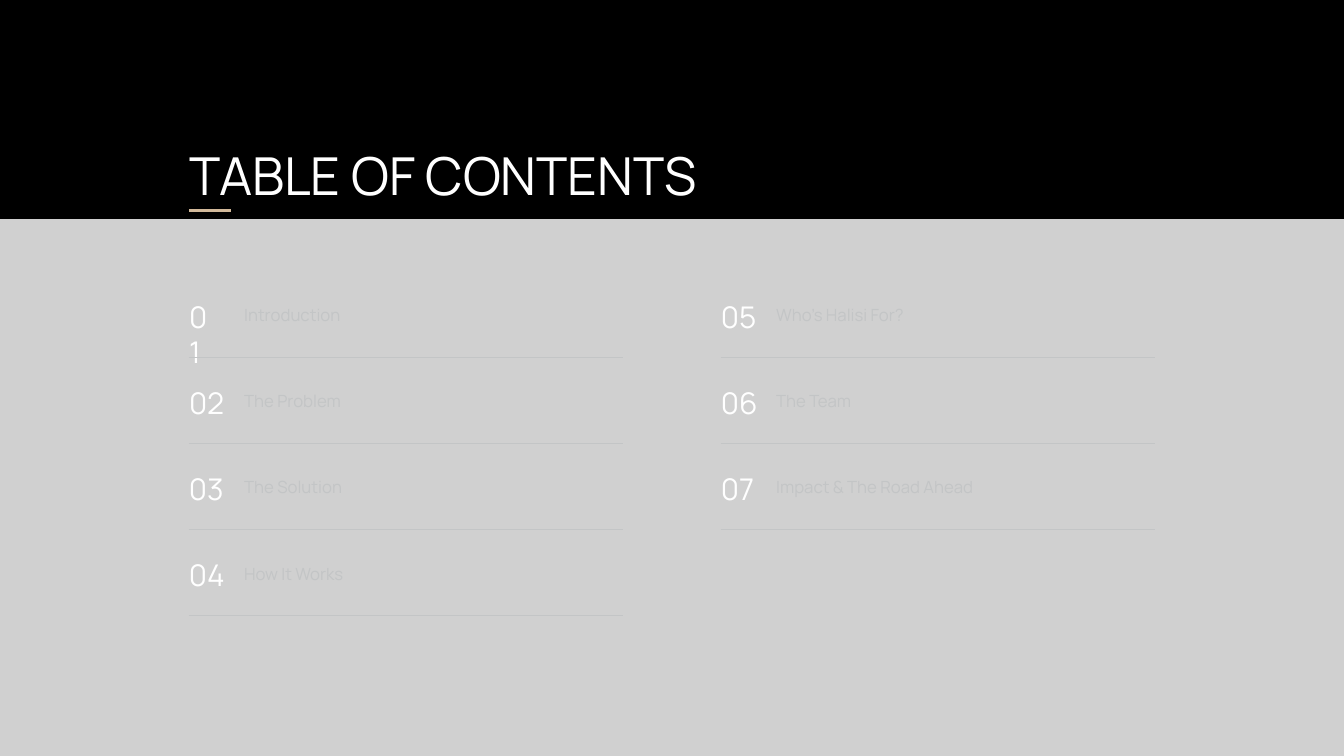
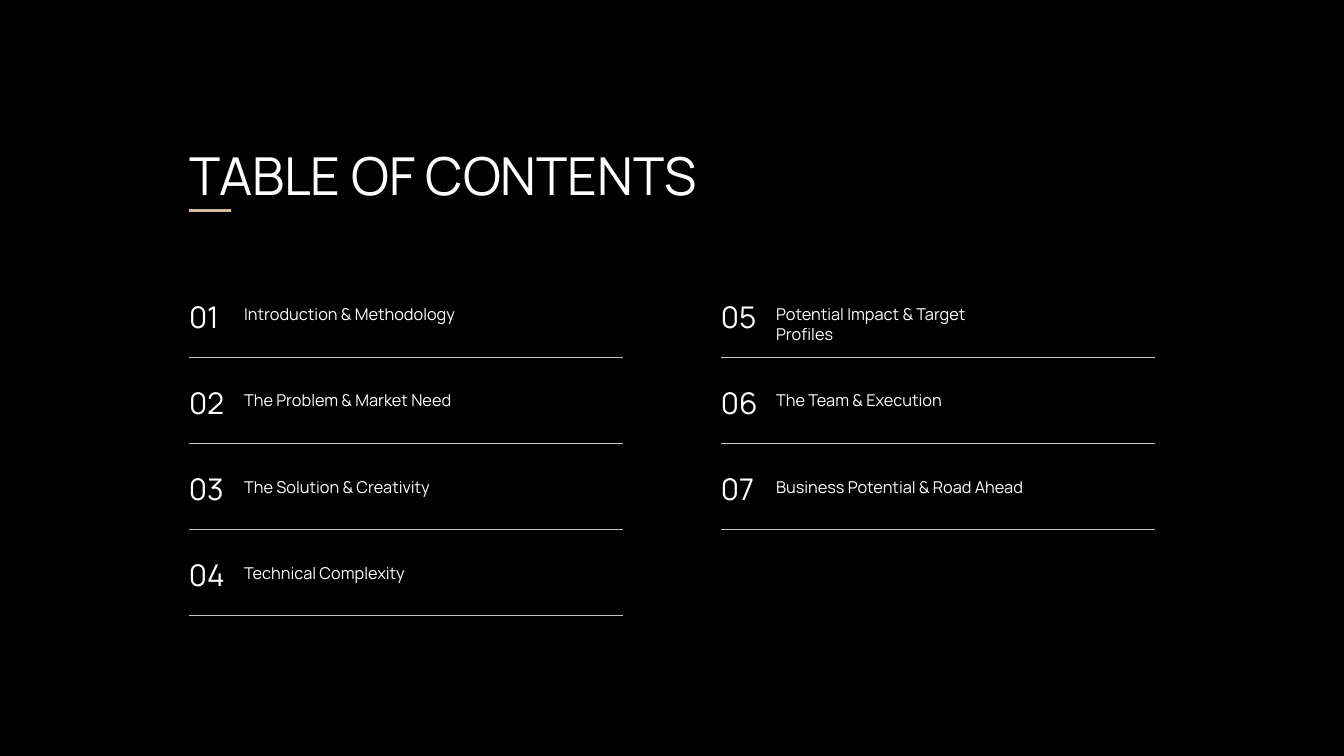
Before and after one commit to sigangandegwa/HalisiApp, a slide deck: slide 2 of docs/Halisi_App_Presentation.pptx. Drawn at 1344x756 pixels with LibreOffice and Linux fonts; fonts in the diff are those of the drawing; grey boxes stand for pictures; background and template pictures are left out. Boxes give left, top, right and bottom in pixels: in the first picture for what was removed or moved away, otherwise in the second. Text is boxed around its words. In the diff, an @@ line names an element or a change of style, - is before the commit and + after.

```diff
--- a/docs/Halisi_App_Presentation.pptx
+++ b/docs/Halisi_App_Presentation.pptx
@@ picture removed at (0, 219, 1344, 756) @@
@@ text "01" rewrapped from (189, 298, 216, 332) to (189, 306, 219, 329) @@
@@ text added at (244, 308, 455, 324), 17.5 pt, text #FFFFFF @@
+Introduction & Methodology
@@ text added at (776, 308, 965, 341), 17.5 pt, text #FFFFFF @@
+Potential Impact & Target Profiles
@@ text added at (244, 394, 451, 407), 17.5 pt, text #FFFFFF @@
+The Problem & Market Need
@@ text added at (776, 394, 942, 407), 17.5 pt, text #FFFFFF @@
+The Team & Execution
@@ text added at (244, 481, 429, 497), 17.5 pt, text #FFFFFF @@
+The Solution & Creativity
@@ text added at (776, 481, 1023, 494), 17.5 pt, text #FFFFFF @@
+Business Potential & Road Ahead
@@ text added at (244, 567, 404, 583), 17.5 pt, text #FFFFFF @@
+Technical Complexity
```
Also in this commit, not shown: 2 other slides changed, 7 slides added, 7 slides removed, 2 other files.
